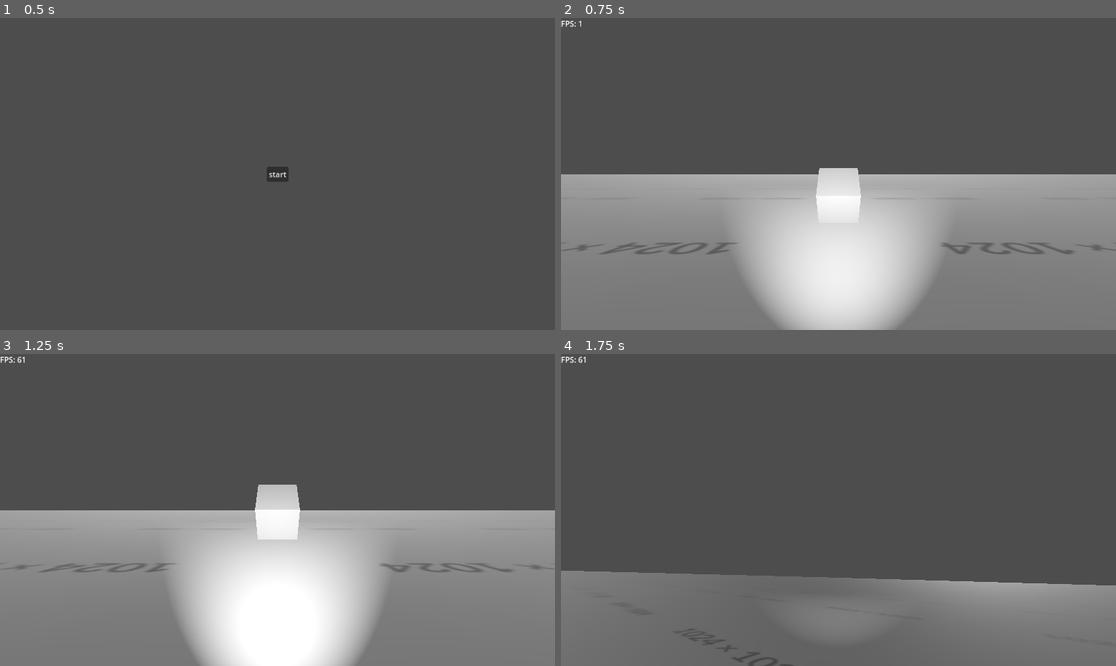
Above: before the commit, frames 1-4 (two rows, left to right).
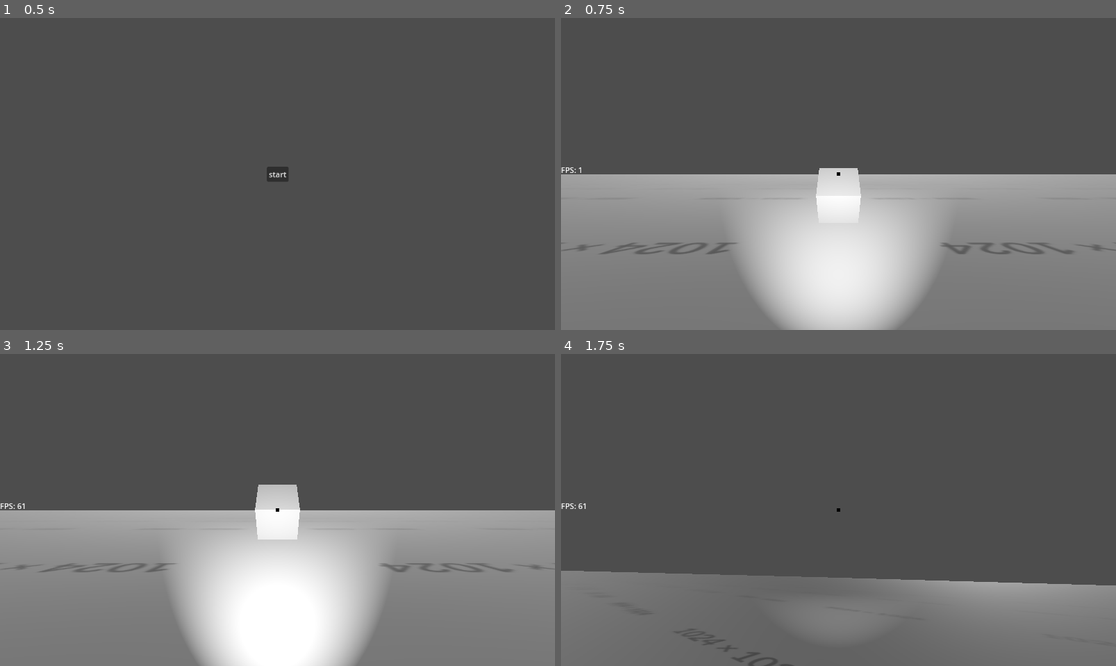
Above: after the commit, the same moments.

Repository: EpiclyRaspberry/Dodge-Onix-3D-Remaster
Game: Godot game, scene res://startemenu.tscn
The game is run twice, just before and just after one commit, with the same random seed, the same clock (stepped at 60 frames per second) and the same inputs.
Inputs (mouse positions are in pixels of both pictures, inside the frame that each line leads up to):
- Up to frame 1 (0.5 s): no input
- Up to frame 2 (0.75 s): click "start" at 0.5 s
- Up to frame 3 (1.25 s): no input
- Up to frame 4 (1.75 s): tap Enter (ui_accept) at 1.25, 1.52 s; move the mouse to (960, 494) at 1.27 s; hold D (right) from 1.28 s (still down); hold Ctrl (crouch) from 1.28 s (still down)

Frame 1 is identical in both runs. In frame 2, less than 0.1% of the frame differs, in the area x 0-51%, y 0-51%; in frame 3, less than 0.1%; in frame 4, less than 0.1%.

Commit message:
Update main.tscn

Diff:
--- a/main.tscn
+++ b/main.tscn
@@ -65,11 +65,31 @@
 mouse_filter = 1
 
 [node name="fpslabel" type="RichTextLabel" parent="CharacterBody3D/Neck/Camera3D/Control"]
-layout_mode = 0
+layout_mode = 1
+anchors_preset = 4
+anchor_top = 0.5
+anchor_bottom = 0.5
+offset_top = -20.0
 offset_right = 80.0
-offset_bottom = 40.0
+offset_bottom = 20.0
+grow_vertical = 2
 text = "FPS"
 fit_content = true
+
+[node name="ColorRect" type="ColorRect" parent="CharacterBody3D/Neck/Camera3D/Control"]
+layout_mode = 1
+anchors_preset = 8
+anchor_left = 0.5
+anchor_top = 0.5
+anchor_right = 0.5
+anchor_bottom = 0.5
+offset_left = -3.0
+offset_top = -3.0
+offset_right = 3.0
+offset_bottom = 3.0
+grow_horizontal = 2
+grow_vertical = 2
+color = Color(0, 0, 0, 1)
 
 [node name="SpotLight3D" type="SpotLight3D" parent="CharacterBody3D/Neck/Camera3D"]
 transform = Transform3D(1, 0, 0, 0, 1, 0, 0, 0, 1, 0, -0.692235, 0)
